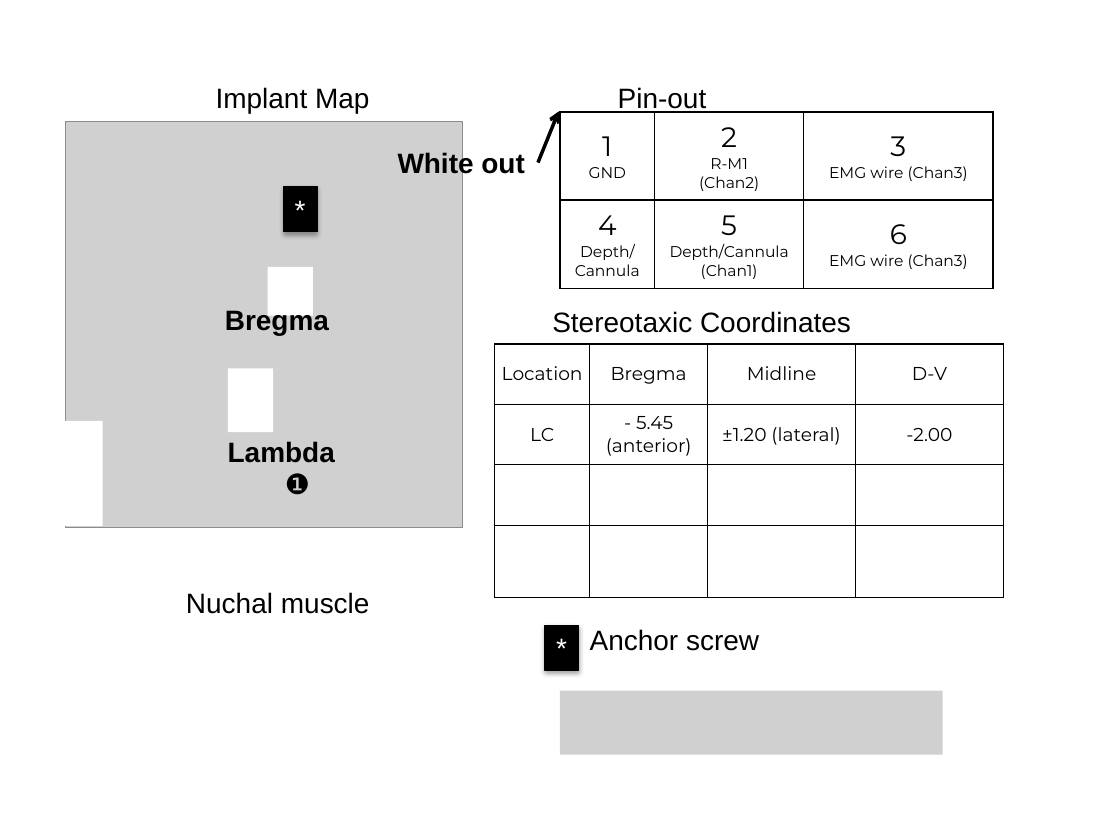
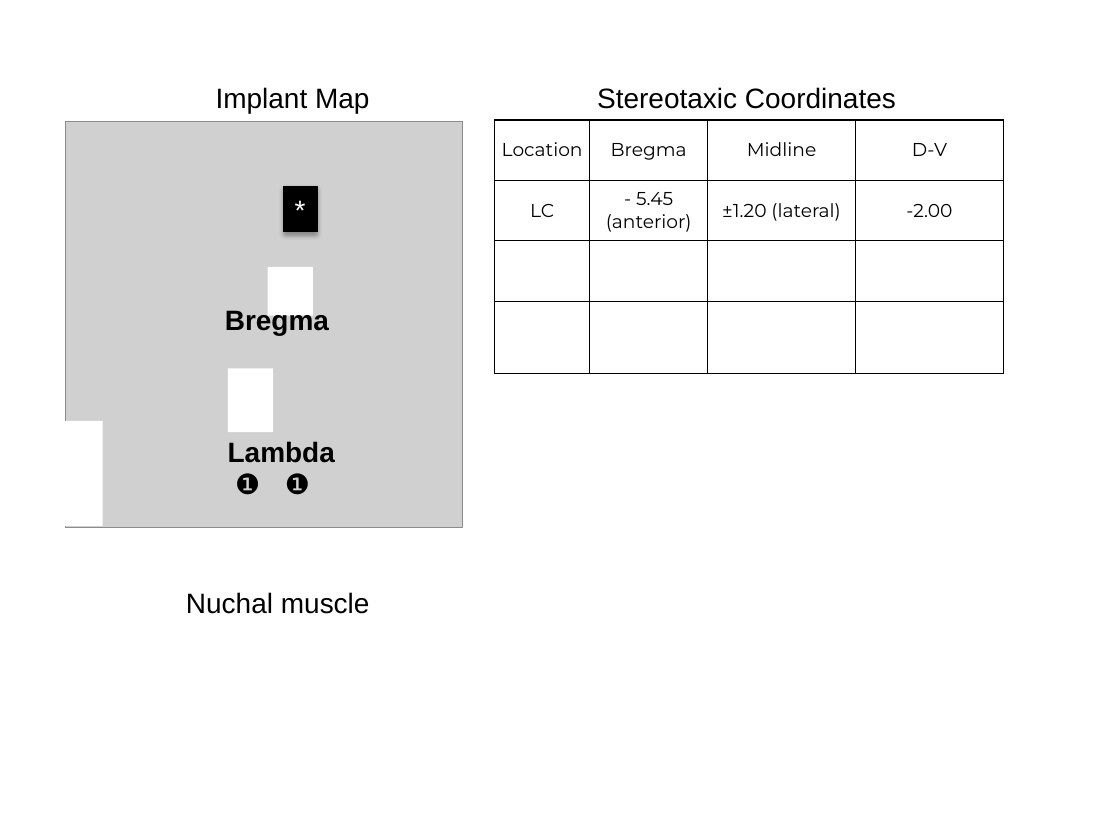
Before and after one commit to korkam/KamLab, a slide deck: slide 1 of _Experiments/_Surgery/_templates/LC-injection.pptx. Drawn at 1120x840 pixels with LibreOffice and Linux fonts; fonts in the diff are those of the drawing; grey boxes stand for pictures. Boxes give left, top, right and bottom in pixels: in the first picture for what was removed or moved away, otherwise in the second. Text is boxed around its words. In the diff, an @@ line names an element or a change of style, - is before the commit and + after.

```diff
--- a/_Experiments/_Surgery/_templates/LC-injection.pptx
+++ b/_Experiments/_Surgery/_templates/LC-injection.pptx
@@ text "Stereotaxic Coordinates": place and size @@
-text "Stereotaxic Coordinates" at <box>552,311,851,333</box>
+text "Stereotaxic Coordinates" at <box>597,87,896,109</box>
@@ text "Stereotaxic Coordinates" at <box>597,87,896,109</box>: alignment left to centre @@
@@ text removed at <box>618,87,707,113</box> @@
-Pin-out
@@ arrow removed from (538, 162) to (559, 112) @@
@@ table removed at <box>560,112,992,288</box>, 2 rows, 3 columns @@
-1 / GND | 2 / R-M1 / (Chan2) | 3 / EMG wire (Chan3)
-4 / Depth/Cannula | 5 / Depth/Cannula (Chan1) | 6 / EMG wire (Chan3)
@@ table: place and size @@
-table at <box>495,344,1004,598</box>
+table at <box>495,120,1004,374</box>
@@ text removed at <box>398,151,524,178</box> @@
-White out
@@ text added at <box>235,473,260,495</box>, 18 pt, text #000000 @@
+❶
@@ rectangle removed at <box>545,625,579,670</box> @@
-*
@@ text removed at <box>590,629,759,651</box> @@
-Anchor screw
@@ picture removed at <box>560,691,943,755</box> @@
```
Also in this commit, not shown: 4 other files.
